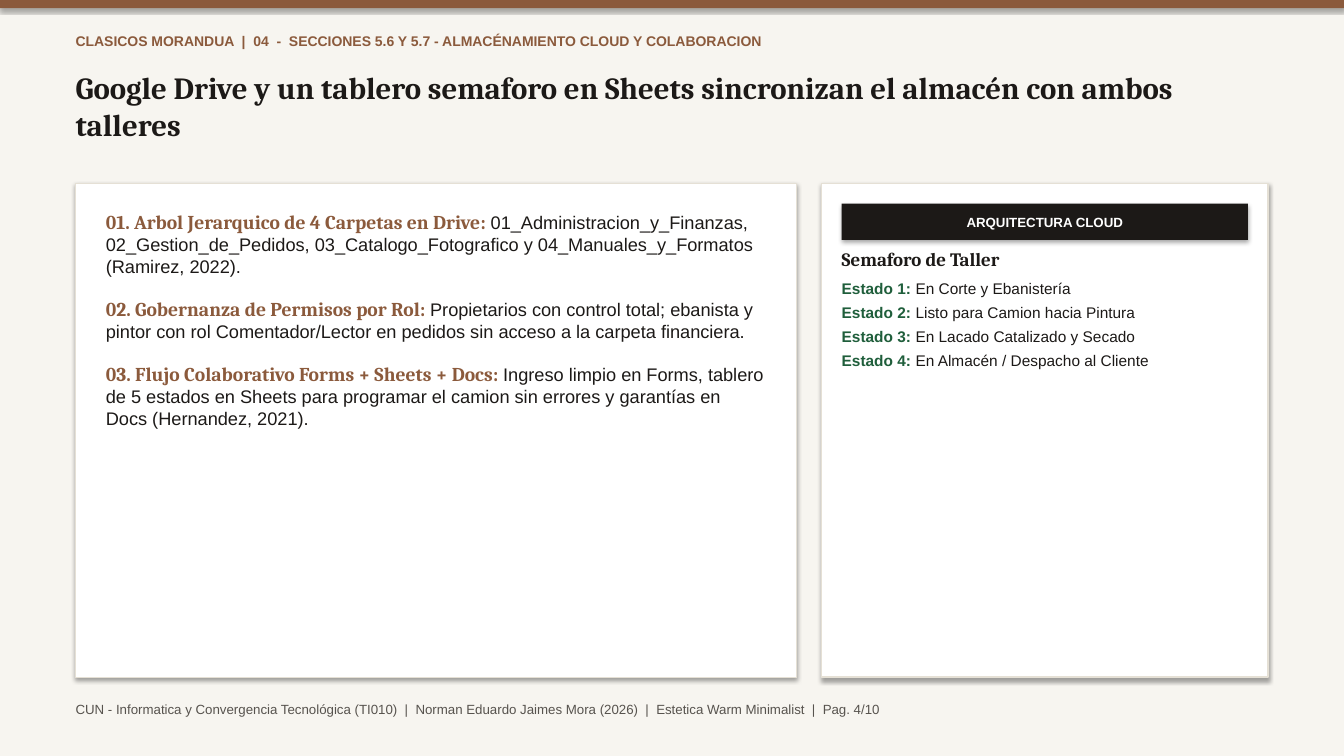
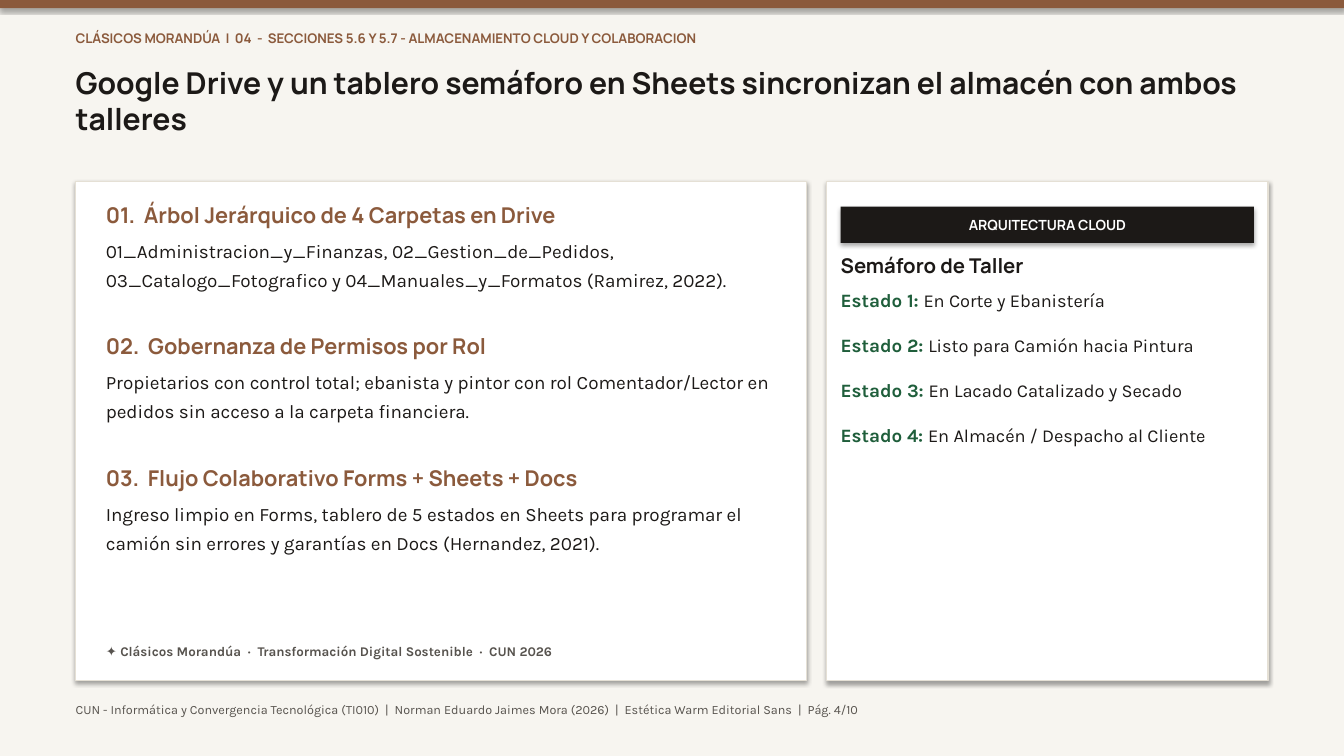
Before and after one commit to TheNormanJames/CUN-Informatica-y-convergencia, a slide deck: slide 4 of docs/ProyectoFinal_Norman_Jaimes.pptx. Drawn at 1344x756 pixels with LibreOffice and Linux fonts; fonts in the diff are those of the drawing. Boxes give left, top, right and bottom in pixels: in the first picture for what was removed or moved away, otherwise in the second. Text is boxed around its words. In the diff, an @@ line names an element or a change of style, - is before the commit and + after.

Commit message:
feat(design-system): enforce sans-serif Outfit/Plus Jakarta Sans, fix slide spacings and proportional image cropping

```diff
--- a/docs/ProyectoFinal_Norman_Jaimes.pptx
+++ b/docs/ProyectoFinal_Norman_Jaimes.pptx
@@ text at (x1=76, y1=30, x2=696, y2=43): text changed; size 10 to 9.5 pt; font Arial to Manrope @@
-CLASICOS MORANDUA | 04 - SECCIONES 5.6 Y 5.7 - ALMACÉNAMIENTO CLOUD Y COLABORACION
+CLÁSICOS MORANDÚA | 04 - SECCIONES 5.6 Y 5.7 - ALMACENAMIENTO CLOUD Y COLABORACION
@@ text at (x1=76, y1=70, x2=1236, y2=131): text changed; size 22 to 21.5 pt; font Cambria to Manrope @@
-Google Drive y un tablero semaforo en Sheets sincronizan el almacén con ambos talleres
+Google Drive y un tablero semáforo en Sheets sincronizan el almacén con ambos talleres
@@ rectangle resized from (x1=76, y1=184, x2=797, y2=678) to (x1=76, y1=181, x2=807, y2=681) @@
@@ text at (x1=106, y1=203, x2=769, y2=555): text changed; size 13 to 13.5 pt; font Arial to Karla @@
-01. Arbol Jerarquico de 4 Carpetas en Drive: 01_Administracion_y_Finanzas, 02_Gestion_de_Pedidos, 03_Catalogo_Fotografico y 04_Manuales_y_Formatos (Ramirez, 2022).
-02. Gobernanza de Permisos por Rol: Propietarios con control total; ebanista y pintor con rol Comentador/Lector en pedidos sin acceso a la carpeta financiera.
-03. Flujo Colaborativo Forms + Sheets + Docs: Ingreso limpio en Forms, tablero de 5 estados en Sheets para programar el camion sin errores y garantías en Docs (Hernandez, 2021).
+01. Árbol Jerárquico de 4 Carpetas en Drive
+01_Administracion_y_Finanzas, 02_Gestion_de_Pedidos, 03_Catalogo_Fotografico y 04_Manuales_y_Formatos (Ramirez, 2022).
+02. Gobernanza de Permisos por Rol
+Propietarios con control total; ebanista y pintor con rol Comentador/Lector en pedidos sin acceso a la carpeta financiera.
+03. Flujo Colaborativo Forms + Sheets + Docs
+Ingreso limpio en Forms, tablero de 5 estados en Sheets para programar el camión sin errores y garantías en Docs (Hernandez, 2021).
@@ rectangle resized from (x1=822, y1=184, x2=1268, y2=678) to (x1=827, y1=181, x2=1268, y2=681) @@
@@ rectangle "ARQUITECTURA CLOUD" resized from (x1=842, y1=204, x2=1248, y2=240) to (x1=841, y1=207, x2=1254, y2=243) @@
@@ rectangle "ARQUITECTURA CLOUD" at (x1=841, y1=207, x2=1254, y2=243): size 9.5 to 10 pt, font Arial to Manrope @@
@@ text at (x1=841, y1=256, x2=1023, y2=274): text changed; size 13.5 to 14.5 pt; font Cambria to Manrope @@
-Semaforo de Taller
+Semáforo de Taller
@@ text at (x1=841, y1=293, x2=1205, y2=447): size 11 to 13.5 pt in "Estado 1:", "Estado 3:", "Estado 4:"; size 11 to 13 pt in "En Corte y Ebanistería", "En Lacado Catalizado y Secado", "En Almacén / Despacho al Cliente"; font Arial to Karla in "Estado 1: En Corte y Ebanistería", "Estado 3: En Lacado Catalizado y Secado", "Estado 4: En Almacén / Despacho al ..."; more space between paragraphs @@
@@ text at (x1=841, y1=338, x2=1194, y2=357): text changed; size 11 to 13 pt; font Arial to Karla @@
-Estado 2: Listo para Camion hacia Pintura
+Estado 2: Listo para Camión hacia Pintura
@@ text added at (x1=120, y1=645, x2=553, y2=660), 9.5 pt, text #57534E, bold @@
+✦ Clásicos Morandúa · Transformación Digital Sostenible · CUN 2026
@@ text at (x1=76, y1=704, x2=858, y2=717): text changed; size 9.5 to 9 pt; font Arial to Karla @@
-CUN - Informatica y Convergencia Tecnológica (TI010) | Norman Eduardo Jaimes Mora (2026) | Estetica Warm Minimalist | Pag. 4/10
+CUN - Informática y Convergencia Tecnológica (TI010) | Norman Eduardo Jaimes Mora (2026) | Estética Warm Editorial Sans | Pág. 4/10
```
Also in this commit, not shown: 9 other slides changed, 7 other files.
